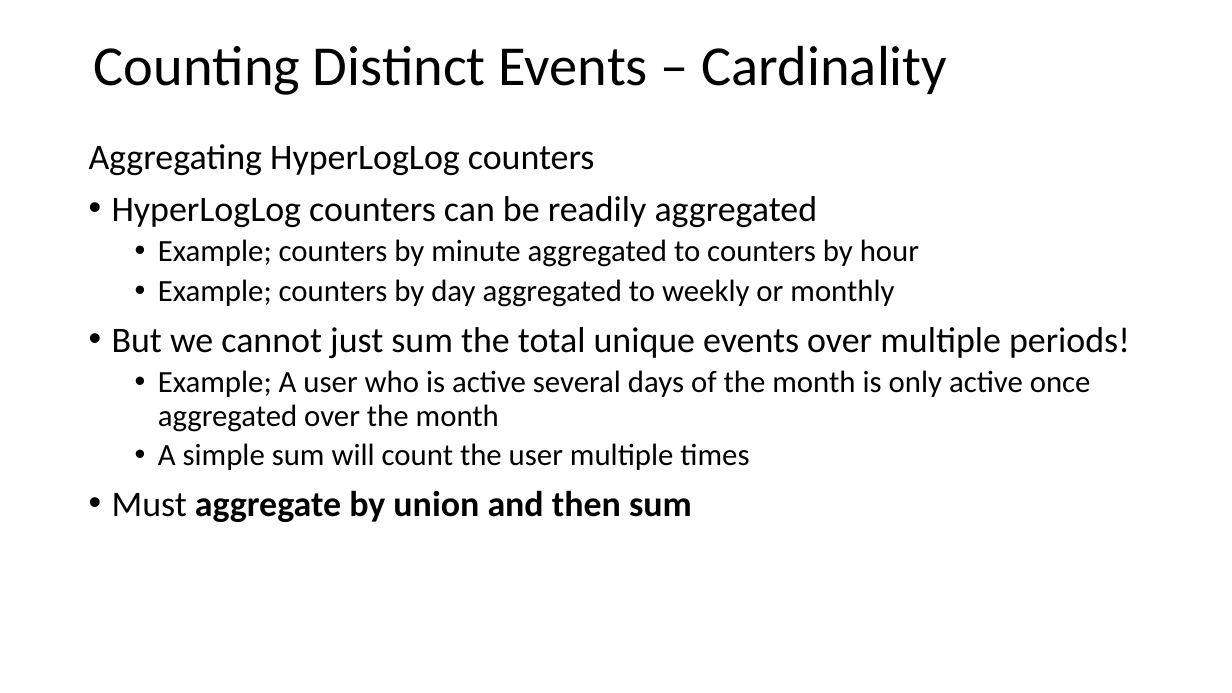
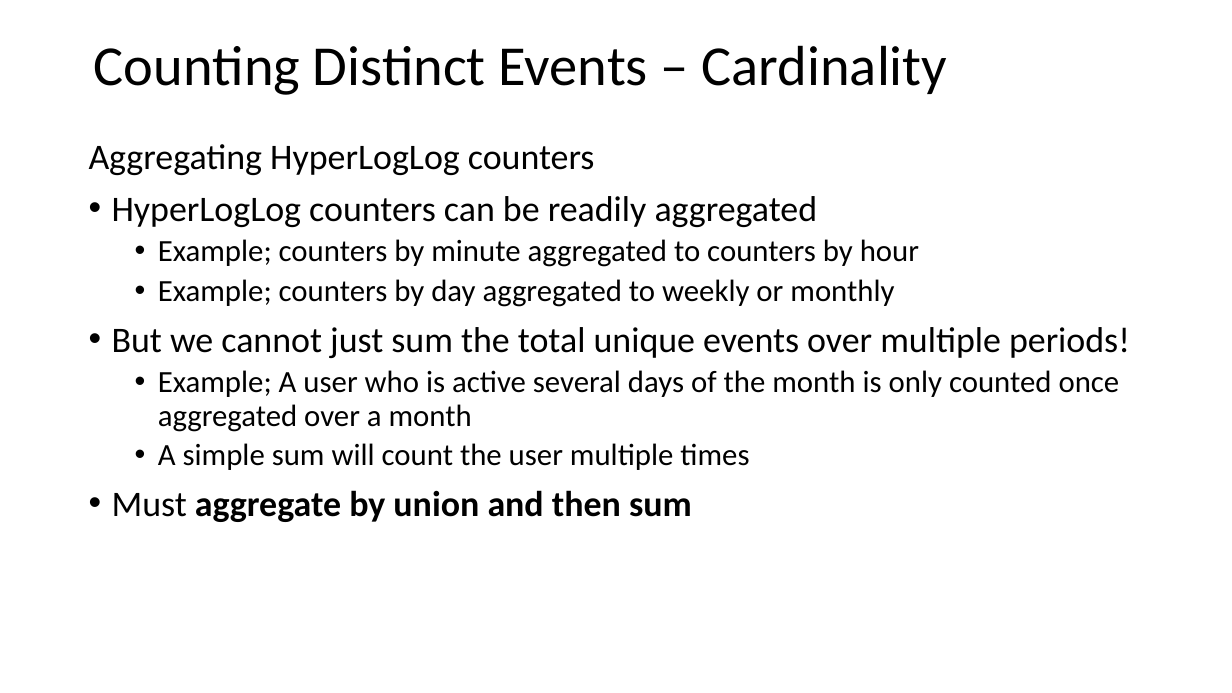
Before and after one commit to tenevian/Harvard-SSP-Data-Mining, a slide deck: slide 96 of slides/3_StreamingAnalytics.pptx. Drawn at 1232x693 pixels with LibreOffice and Linux fonts; fonts in the diff are those of the drawing. Boxes give left, top, right and bottom in pixels: in the first picture for what was removed or moved away, otherwise in the second. Text is boxed around its words. In the diff, an @@ line names an element or a change of style, - is before the commit and + after.

```diff
--- a/slides/3_StreamingAnalytics.pptx
+++ b/slides/3_StreamingAnalytics.pptx
@@ text at [158,370,1120,432]: text changed @@
-  • Example; A user who is active several days of the month is only active once aggregated over the month
+  • Example; A user who is active several days of the month is only counted once aggregated over a month
```
Also in this commit, not shown: 3 other slides changed.
